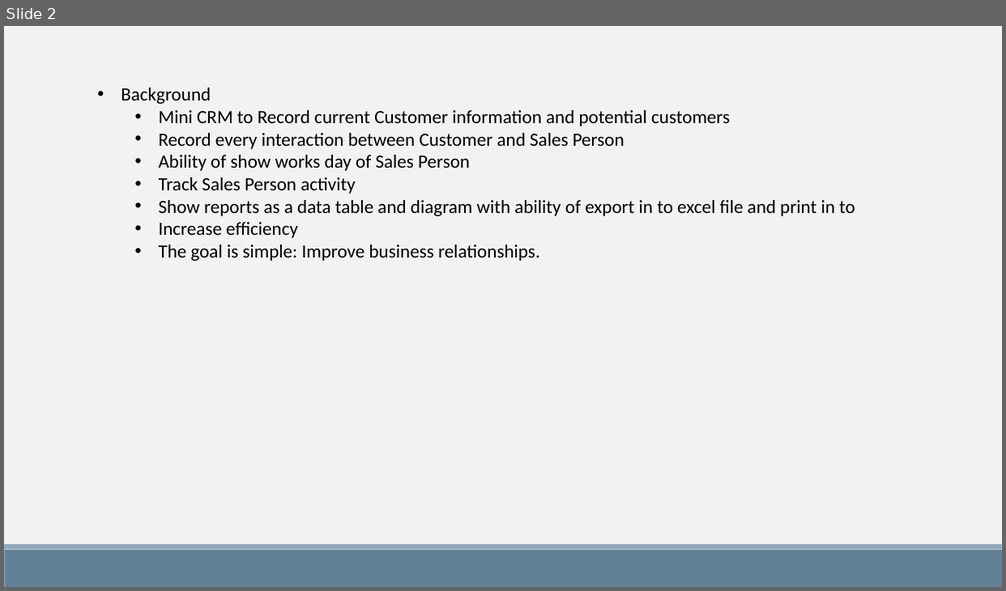
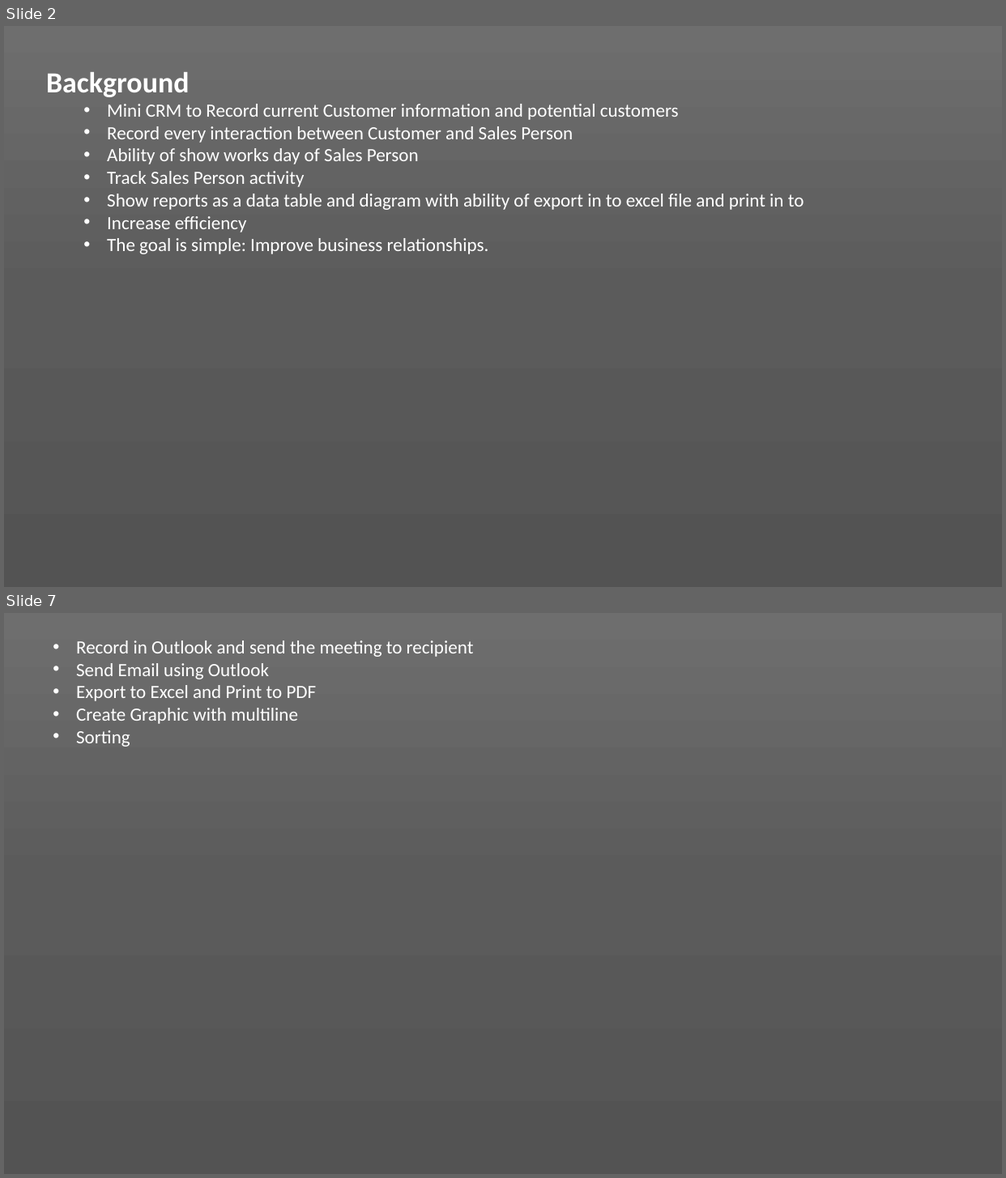
Before and after one commit to winotoj/ipd10-dotnet-CRM-Project, a slide deck: CRM PROJECT.pptx. Shown one above the other, each under a label of ours: slide 2 before the commit, slides 2 and 7 after it; the slides between them are not shown. The pictures are 1006x591 and 1006x1178 pixels, drawn with LibreOffice and Linux fonts; fonts in the diff are those of the drawing. Boxes give left, top, right and bottom in pixels: in the first picture for what was removed or moved away, otherwise in the second. Text is boxed around its words. In the diff, an @@ line names an element or a change of style, - is before the commit and + after.

```diff
--- a/CRM PROJECT.pptx
+++ b/CRM PROJECT.pptx
@@ slide 7 added at [4,613,1002,1174], background gradient #6E6E6E to #5B5B5B to #545454 @@
@@ text added at [76,641,474,747], 18 pt, text #FFFFFF @@
+  • Record in Outlook and send the meeting to recipient
+  • Send Email using Outlook
+  • Export to Excel and Print to PDF
+  • Create Graphic with multiline
+  • Sorting
@@ slide 2 changed as well @@
@@ background #F2F2F2 to gradient #6E6E6E to #5B5B5B to #545454 @@
@@ text "Background": place and size @@
-text "Background" at [121,88,855,261]
+text "Background" at [46,72,804,254]
@@ text "Background" at [46,72,804,254]: size 18 to 28 pt, bold on in "Background"; text colour #000000 to #FFFFFF; bullet • to none @@
@@ rectangle removed at [4,550,1002,587] @@
@@ rectangle removed at [4,544,1002,550] @@
```
Also in this commit, not shown: 4 other slides changed, 3 other slides added, 2 slides removed, 2 other files.
